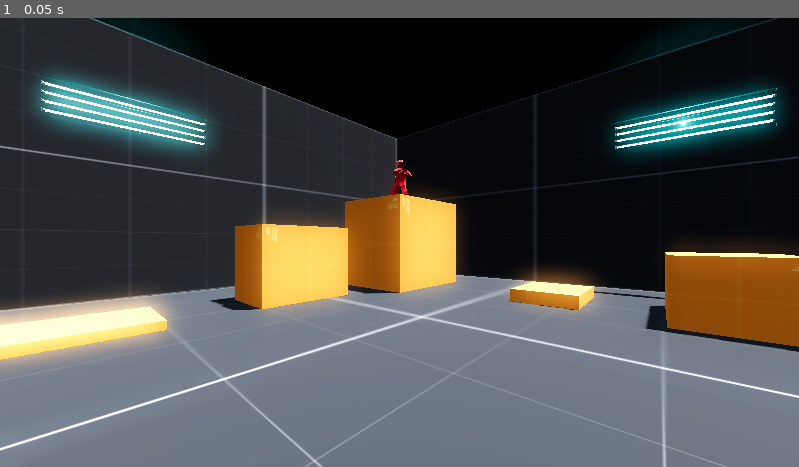
Above: before the commit, frame 1.
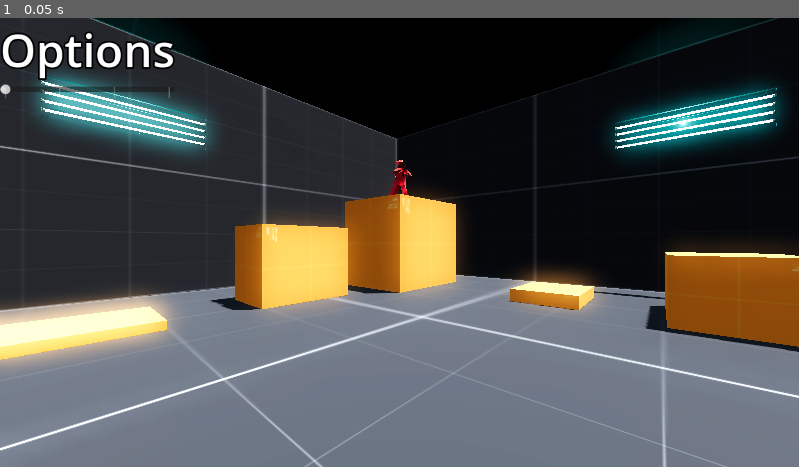
Above: after the commit, the same moment.

Repository: OliverSkogsrud/shooter-main
Game: Godot game, scene res://Scenes/main_menu.tscn
Two runs of this game, one before a commit and one after it. Both use one fixed random seed, a clock stepped at 60 frames per second and the inputs below. This scene is started directly instead of the project's main scene.
Inputs:
- Up to frame 1 (0.05 s): no input

The runs differ from the first frame. In frame 1, 1.1% of the frame differs, in the area x 0-22%, y 3-18%.
Error in both runs: Cannot call method 'get_node' on a null value. (res://scripts/dummy.gd:29)

Commit message:
Main menu options started

Diff:
--- a/Scenes/main_menu.tscn
+++ b/Scenes/main_menu.tscn
@@ -1,6 +1,7 @@
-[gd_scene load_steps=10 format=3 uid="uid://8oe1minno1mi"]
+[gd_scene load_steps=12 format=3 uid="uid://8oe1minno1mi"]
 
 [ext_resource type="Texture2D" uid="uid://cun8ecab7w2e1" path="res://textures/kenney_prototypeTextures/PNG/Dark/texture_01.png" id="1_h0r3r"]
+[ext_resource type="Script" path="res://scripts/main_menu.gd" id="1_um74f"]
 [ext_resource type="PackedScene" uid="uid://dkvla0u7boqgm" path="res://Scenes/light.tscn" id="2_rr1mm"]
 [ext_resource type="Texture2D" uid="uid://blnwmre3gxj5r" path="res://textures/kenney_prototypeTextures/PNG/Orange/texture_01.png" id="3_6kwpf"]
 [ext_resource type="PackedScene" uid="uid://nq66g28ff5c3" path="res://Scenes/dummy.tscn" id="4_olu7l"]
@@ -40,7 +41,13 @@
 [sub_resource type="StandardMaterial3D" id="StandardMaterial3D_spyu5"]
 albedo_texture = ExtResource("1_h0r3r")
 
+[sub_resource type="LabelSettings" id="LabelSettings_7cr7b"]
+font_size = 66
+outline_size = 10
+outline_color = Color(0, 0, 0, 1)
+
 [node name="Main_menu" type="Node3D"]
+script = ExtResource("1_um74f")
 
 [node name="WorldEnvironment" type="WorldEnvironment" parent="."]
 environment = SubResource("Environment_af16a")
@@ -93,3 +100,71 @@
 
 [node name="Camera3D" type="Camera3D" parent="."]
 transform = Transform3D(0.747705, 0, 0.664031, 0, 1, 0, -0.664031, 0, 0.747705, 4.97277, 2.02883, 10.7731)
+
+[node name="mainUi" type="CanvasLayer" parent="."]
+visible = false
+
+[node name="Control" type="Control" parent="mainUi"]
+layout_mode = 3
+anchors_preset = 0
+offset_right = 1152.0
+offset_bottom = 648.0
+
+[node name="VBoxContainer" type="VBoxContainer" parent="mainUi/Control"]
+layout_mode = 1
+anchors_preset = 8
+anchor_left = 0.5
+anchor_top = 0.5
+anchor_right = 0.5
+anchor_bottom = 0.5
+offset_left = -160.22
+offset_top = -50.5
+offset_right = 160.22
+offset_bottom = 50.5
+grow_horizontal = 2
+grow_vertical = 2
+alignment = 1
+
+[node name="play" type="Button" parent="mainUi/Control/VBoxContainer"]
+layout_mode = 2
+theme_override_font_sizes/font_size = 50
+text = "Play"
+
+[node name="options" type="Button" parent="mainUi/Control/VBoxContainer"]
+layout_mode = 2
+theme_override_font_sizes/font_size = 40
+text = "Options"
+
+[node name="exit" type="Button" parent="mainUi/Control/VBoxContainer"]
+layout_mode = 2
+theme_override_font_sizes/font_size = 40
+text = "Exit"
+
+[node name="Options" type="CanvasLayer" parent="."]
+
+[node name="Control" type="Control" parent="Options"]
+layout_mode = 3
+anchors_preset = 15
+anchor_right = 1.0
+anchor_bottom = 1.0
+grow_horizontal = 2
+grow_vertical = 2
+
+[node name="VBoxContainer" type="VBoxContainer" parent="Options/Control"]
+layout_mode = 0
+offset_right = 40.0
+offset_bottom = 40.0
+
+[node name="Options" type="Label" parent="Options/Control/VBoxContainer"]
+layout_mode = 2
+text = "Options"
+label_settings = SubResource("LabelSettings_7cr7b")
+
+[node name="HSlider" type="HSlider" parent="Options/Control/VBoxContainer"]
+layout_mode = 2
+tick_count = 4
+ticks_on_borders = true
+
+[connection signal="pressed" from="mainUi/Control/VBoxContainer/play" to="." method="_on_play_pressed"]
+[connection signal="pressed" from="mainUi/Control/VBoxContainer/options" to="." method="_on_options_pressed"]
+[connection signal="pressed" from="mainUi/Control/VBoxContainer/exit" to="." method="_on_exit_pressed"]
--- /dev/null
+++ b/scripts/main_menu.gd
@@ -0,0 +1,24 @@
+extends Node3D
+
+@onready var play : Button = $mainUi/Control/VBoxContainer/play
+@onready var options_button : Button = $mainUi/Control/VBoxContainer/options
+@onready var exit : Button = $mainUi/Control/VBoxContainer/exit
+
+@onready var main_ui : CanvasLayer = $mainUi
+
+@onready var options : CanvasLayer = $Options
+
+
+
+func _on_play_pressed():
+	get_tree().change_scene_to_file("res://Scenes/world.tscn")
+
+
+func _on_options_pressed():
+	main_ui.visible = false
+	options.visible = true
+
+
+
+func _on_exit_pressed():
+	get_tree().quit()
Not shown: 1 places in Scenes/world.tscn that only renumber resources
